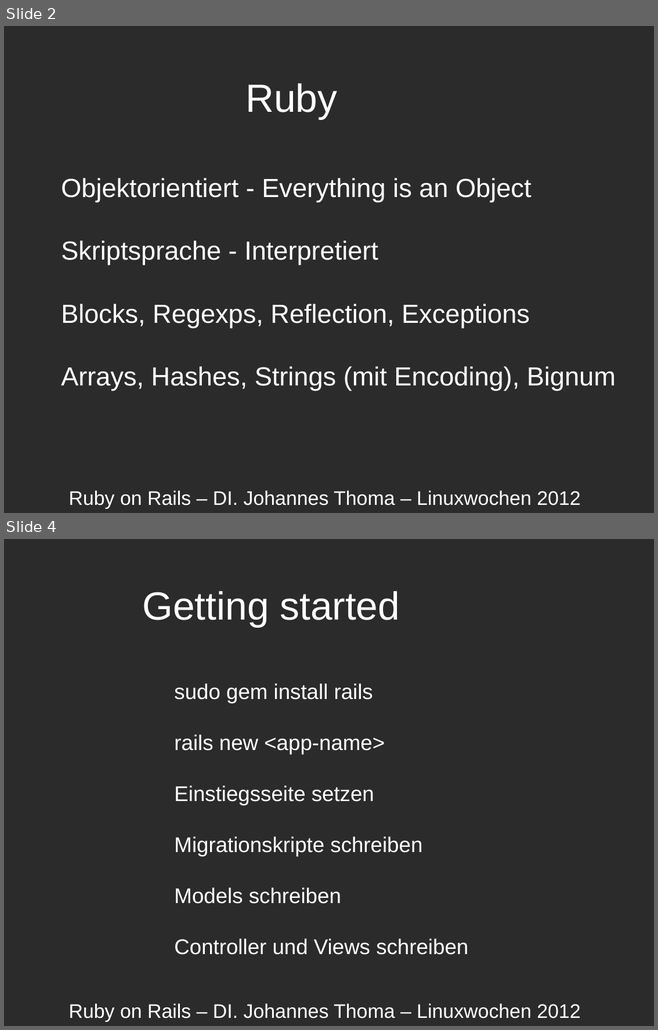
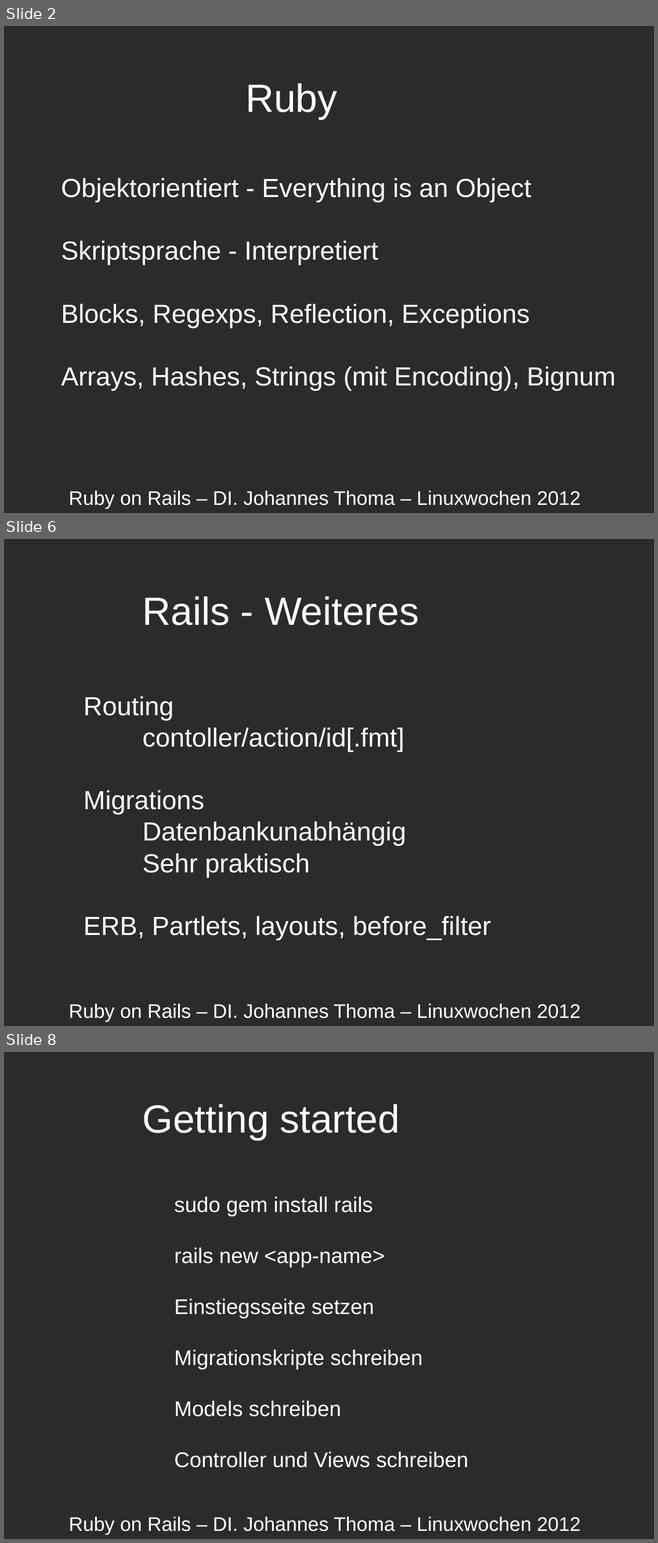
Before and after one commit to johannesthoma/rails-forum, a slide deck: doc/RailsSpeech.odp. Shown one above the other, each under a label of ours: slides 2 and 4 before the commit, slides 2, 6 and 8 after it; the slides between them are not shown. The pictures are 658x1030 and 658x1543 pixels, drawn with LibreOffice and Linux fonts; fonts in the diff are those of the drawing; background and template pictures are left out; a plain dark background stands for a picture behind light text. Boxes give left, top, right and bottom in pixels: in the first picture for what was removed or moved away, otherwise in the second. Text is boxed around its words. In the diff, an @@ line names an element or a change of style, - is before the commit and + after.

```diff
--- a/doc/RailsSpeech.odp
+++ b/doc/RailsSpeech.odp
@@ slide 6 added at [4, 539, 654, 1026], background picture (left out) @@
@@ text added at [143, 596, 419, 625], 48 pt, text #FFFFFF @@
+Rails - Weiteres
@@ text added at [83, 696, 491, 940], 32 pt, text #FFFFFF @@
+Routing
+contoller/action/id[.fmt]
+Migrations
+Datenbankunabhängig
+Sehr praktisch
+ERB, Partlets, layouts, before_filter
@@ text added at [69, 1004, 580, 1022], 24 pt, text #FFFFFF @@
+Ruby on Rails – DI. Johannes Thoma – Linuxwochen 2012
@@ what was slide 4 is now slide 8 @@
```
Also in this commit, not shown: 1 slide changed, 3 other slides added.
